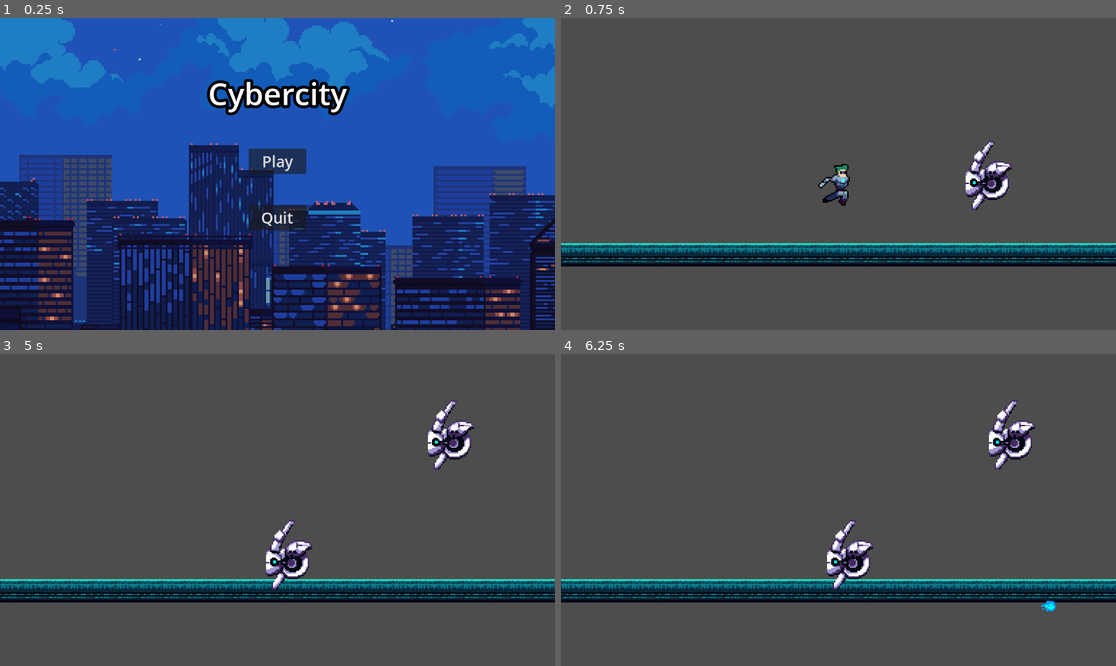
Above: before the commit, frames 1-4 (two rows, left to right).
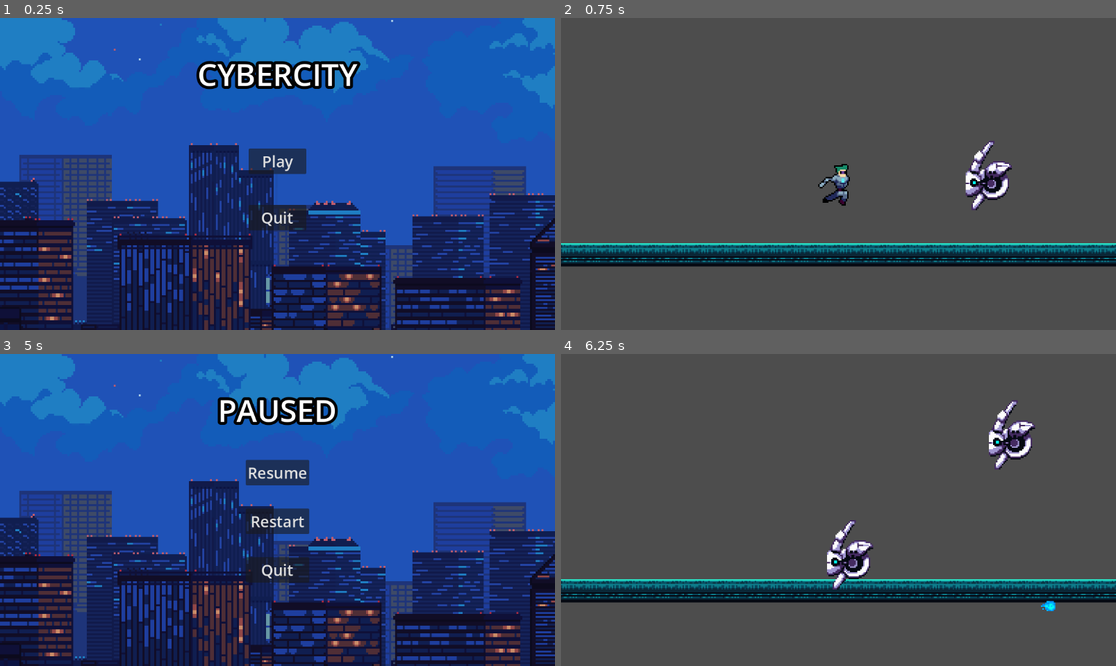
Above: after the commit, the same moments.

Repository: pranavReddy120/CyberCityV3
Game: Godot game, scene res://Scenes/main_menu.tscn
Same seed, same stepped clock (60 frames per second), same inputs: the game is played once before the commit and once after it. Before the commit the project starts from res://Menus/main_menu.tscn.
Inputs (mouse positions are in pixels of both pictures, inside the frame that each line leads up to):
- Up to frame 1 (0.25 s): no input
- Up to frame 2 (0.75 s): click "Play" at 0.5 s
- Up to frame 3 (5 s): move the mouse to (399, 494) at 1.27 s; hold Right (right) 1.28-2.78 s; tap Space (shoot) every 0.75 s from 1.35 to 4.35 s; tap Up (jump) at 1.52, 2.27, 3.77, 4.52 s; move the mouse to (166, 525) at 2.02 s; move the mouse to (333, 441) at 2.77 s; hold Left (left) 2.78-3.53 s; move the mouse to (249, 572) at 3.52 s; hold Right (right) from 3.53 s (still down); move the mouse to (444, 556) at 4.27 s; tap Escape (esc) at 4.9 s
- Up to frame 4 (6.25 s): release Right (right) at 5 s; click (838, 472) at 5 s, where only the run after the commit has a clickable "Resume"; move the mouse to (672, 463) at 5.77 s; hold Left (left) from 5.78 s (still down); tap Space (shoot) at 5.85 s; tap Up (jump) at 6.02 s

The runs differ from the first frame. In frame 1, 3.6% of the frame differs, in the area x 35-65%, y 13-32%; in frame 2, nothing differs; in frame 3, 99%, in the area x 0-100%, y 0-100%; in frame 4, nothing differs.

Commit message:
main and pause menus

Diff:
--- /dev/null
+++ b/Scenes/main_menu.tscn
@@ -0,0 +1,74 @@
+[gd_scene load_steps=4 format=3 uid="uid://bpopg5hsbmwcn"]
+
+[ext_resource type="Texture2D" uid="uid://bnpc64s7h8agh" path="res://Assets/background.png" id="1_17psm"]
+[ext_resource type="Script" path="res://Scripts/main_menu.gd" id="1_60q0h"]
+
+[sub_resource type="SystemFont" id="SystemFont_xuof0"]
+font_names = PackedStringArray("Impact")
+
+[node name="MainMenu" type="CanvasLayer"]
+process_mode = 3
+script = ExtResource("1_60q0h")
+
+[node name="TextureRect" type="TextureRect" parent="."]
+anchors_preset = 15
+anchor_right = 1.0
+anchor_bottom = 1.0
+grow_horizontal = 2
+grow_vertical = 2
+texture = ExtResource("1_17psm")
+
+[node name="MarginContainer" type="MarginContainer" parent="."]
+anchors_preset = 15
+anchor_right = 1.0
+anchor_bottom = 1.0
+grow_horizontal = 2
+grow_vertical = 2
+theme_override_constants/margin_left = 12
+theme_override_constants/margin_top = 12
+theme_override_constants/margin_right = 12
+theme_override_constants/margin_bottom = 12
+
+[node name="VBoxContainer" type="VBoxContainer" parent="MarginContainer"]
+layout_mode = 2
+theme_override_constants/separation = 60
+
+[node name="Seperator" type="Control" parent="MarginContainer/VBoxContainer"]
+layout_mode = 2
+
+[node name="Label" type="Label" parent="MarginContainer/VBoxContainer"]
+layout_mode = 2
+theme_override_colors/font_outline_color = Color(0, 0, 0, 1)
+theme_override_constants/outline_size = 24
+theme_override_fonts/font = SubResource("SystemFont_xuof0")
+theme_override_font_sizes/font_size = 64
+text = "CYBERCITY"
+horizontal_alignment = 1
+vertical_alignment = 1
+
+[node name="HBoxContainer" type="HBoxContainer" parent="MarginContainer"]
+layout_mode = 2
+alignment = 1
+
+[node name="VBoxContainer" type="VBoxContainer" parent="MarginContainer/HBoxContainer"]
+layout_mode = 2
+theme_override_constants/separation = 64
+alignment = 1
+
+[node name="Seperator2" type="Control" parent="MarginContainer/HBoxContainer/VBoxContainer"]
+layout_mode = 2
+
+[node name="PlayButton" type="Button" parent="MarginContainer/HBoxContainer/VBoxContainer"]
+custom_minimum_size = Vector2(120, 32)
+layout_mode = 2
+theme_override_font_sizes/font_size = 32
+text = "Play"
+
+[node name="QuitButton" type="Button" parent="MarginContainer/HBoxContainer/VBoxContainer"]
+custom_minimum_size = Vector2(120, 32)
+layout_mode = 2
+theme_override_font_sizes/font_size = 32
+text = "Quit"
+
+[connection signal="pressed" from="MarginContainer/HBoxContainer/VBoxContainer/PlayButton" to="." method="_on_play_button_pressed"]
+[connection signal="pressed" from="MarginContainer/HBoxContainer/VBoxContainer/QuitButton" to="." method="_on_quit_button_pressed"]
--- a/Menus/main_menu.tscn
+++ b/Scenes/pause_menu.tscn
@@ -1,34 +1,24 @@
-[gd_scene load_steps=5 format=3 uid="uid://bwovn8yjsmou"]
+[gd_scene load_steps=4 format=3 uid="uid://itmmbrctkyf8"]
 
-[ext_resource type="Texture2D" uid="uid://bnpc64s7h8agh" path="res://Assets/background.png" id="1_7vek6"]
-[ext_resource type="Script" path="res://Scripts/main_menu.gd" id="1_w7lbl"]
+[ext_resource type="Script" path="res://Scripts/pause_menu.gd" id="1_wl5ls"]
+[ext_resource type="Texture2D" uid="uid://bnpc64s7h8agh" path="res://Assets/background.png" id="2_dvjbd"]
 
-[sub_resource type="SystemFont" id="SystemFont_qsru6"]
+[sub_resource type="SystemFont" id="SystemFont_xuof0"]
 font_names = PackedStringArray("Impact")
 
-[sub_resource type="SystemFont" id="SystemFont_oxpvl"]
+[node name="PauseMenu" type="CanvasLayer"]
+process_mode = 3
+script = ExtResource("1_wl5ls")
 
-[node name="Main_Menu" type="Control"]
-process_mode = 3
-layout_mode = 3
+[node name="TextureRect" type="TextureRect" parent="."]
 anchors_preset = 15
 anchor_right = 1.0
 anchor_bottom = 1.0
 grow_horizontal = 2
 grow_vertical = 2
-script = ExtResource("1_w7lbl")
-
-[node name="TextureRect" type="TextureRect" parent="."]
-layout_mode = 1
-anchors_preset = 15
-anchor_right = 1.0
-anchor_bottom = 1.0
-grow_horizontal = 2
-grow_vertical = 2
-texture = ExtResource("1_7vek6")
+texture = ExtResource("2_dvjbd")
 
 [node name="MarginContainer" type="MarginContainer" parent="."]
-layout_mode = 1
 anchors_preset = 15
 anchor_right = 1.0
 anchor_bottom = 1.0
@@ -41,7 +31,7 @@
 
 [node name="VBoxContainer" type="VBoxContainer" parent="MarginContainer"]
 layout_mode = 2
-theme_override_constants/separation = 100
+theme_override_constants/separation = 60
 
 [node name="Seperator" type="Control" parent="MarginContainer/VBoxContainer"]
 layout_mode = 2
@@ -50,9 +40,9 @@
 layout_mode = 2
 theme_override_colors/font_outline_color = Color(0, 0, 0, 1)
 theme_override_constants/outline_size = 24
-theme_override_fonts/font = SubResource("SystemFont_qsru6")
+theme_override_fonts/font = SubResource("SystemFont_xuof0")
 theme_override_font_sizes/font_size = 64
-text = "Cybercity"
+text = "PAUSED"
 horizontal_alignment = 1
 vertical_alignment = 1
 
@@ -62,25 +52,30 @@
 
 [node name="VBoxContainer" type="VBoxContainer" parent="MarginContainer/HBoxContainer"]
 layout_mode = 2
-theme_override_constants/separation = 64
+theme_override_constants/separation = 48
 alignment = 1
 
 [node name="Seperator2" type="Control" parent="MarginContainer/HBoxContainer/VBoxContainer"]
 layout_mode = 2
 
-[node name="Play_Game" type="Button" parent="MarginContainer/HBoxContainer/VBoxContainer"]
+[node name="ResumeButton" type="Button" parent="MarginContainer/HBoxContainer/VBoxContainer"]
 custom_minimum_size = Vector2(120, 32)
 layout_mode = 2
-theme_override_fonts/font = SubResource("SystemFont_oxpvl")
 theme_override_font_sizes/font_size = 32
-text = "Play"
+text = "Resume"
 
-[node name="Quit_Game" type="Button" parent="MarginContainer/HBoxContainer/VBoxContainer"]
+[node name="RestartButton" type="Button" parent="MarginContainer/HBoxContainer/VBoxContainer"]
 custom_minimum_size = Vector2(120, 32)
 layout_mode = 2
-theme_override_fonts/font = SubResource("SystemFont_oxpvl")
+theme_override_font_sizes/font_size = 32
+text = "Restart"
+
+[node name="QuitButton" type="Button" parent="MarginContainer/HBoxContainer/VBoxContainer"]
+custom_minimum_size = Vector2(120, 32)
+layout_mode = 2
 theme_override_font_sizes/font_size = 32
 text = "Quit"
 
-[connection signal="pressed" from="MarginContainer/HBoxContainer/VBoxContainer/Play_Game" to="." method="_on_play_game_pressed"]
-[connection signal="pressed" from="MarginContainer/HBoxContainer/VBoxContainer/Quit_Game" to="." method="_on_quit_game_pressed"]
+[connection signal="pressed" from="MarginContainer/HBoxContainer/VBoxContainer/ResumeButton" to="." method="_on_resume_button_pressed"]
+[connection signal="pressed" from="MarginContainer/HBoxContainer/VBoxContainer/RestartButton" to="." method="_on_restart_button_pressed"]
+[connection signal="pressed" from="MarginContainer/HBoxContainer/VBoxContainer/QuitButton" to="." method="_on_quit_button_pressed"]
--- a/Scripts/enemy.gd
+++ b/Scripts/enemy.gd
@@ -1,7 +1,7 @@
 extends Node2D
 
 @onready var timer = $Timer
-
+var main_menu = preload("res://Scenes/main_menu.tscn")
 
 func _on_area_2d_body_entered(body):
 	if body.is_in_group("bullet"):
@@ -16,4 +16,4 @@
 
 
 func _on_timer_timeout():
-	get_tree().reload_current_scene()
+	GameManager.transition_to_scene(main_menu.resource_path)
--- /dev/null
+++ b/Scripts/game_manager.gd
@@ -0,0 +1,22 @@
+extends Node
+var world = preload("res://Scenes/world.tscn")
+var pause_menu = preload("res://Scenes/pause_menu.tscn")
+
+
+func start_game():
+	transition_to_scene(world.resource_path) #loads the world level
+
+func quit_game():
+	get_tree().quit()
+
+func pause_game():
+	get_tree().paused = true
+	var pause_menu_instance = pause_menu.instantiate()
+	get_tree().get_root().add_child(pause_menu_instance)
+
+func resume_game():
+	get_tree().paused = false
+
+func transition_to_scene(scene_path):
+	#we could add a timer here if we wanted to have a loading screen with tips
+	get_tree().change_scene_to_file(scene_path) #changes scene to parameter
--- a/Scripts/main_menu.gd
+++ b/Scripts/main_menu.gd
@@ -1,17 +1,10 @@
-class_name MainMenu
-extends Control
+extends CanvasLayer
 
-@onready var play_button = $MarginContainer/HBoxContainer/VBoxContainer/Play_Game as Button
-@onready var quit_button = $MarginContainer/HBoxContainer/VBoxContainer/Quit_Game as Button
-@onready var start_level = preload("res://Scenes/world.tscn") as PackedScene
-
-#func _ready():
-	#play_button.pressed.connect(_on_play_game_pressed())
-	#quit_button.pressed.connect(_on_quit_game_pressed())
-
-func _on_play_game_pressed():
-	get_tree().change_scene_to_packed(start_level)
+func _on_play_button_pressed():
+	GameManager.start_game()
 
 
-func _on_quit_game_pressed():
-	get_tree().quit() #quits game on button click
+
+
+func _on_quit_button_pressed():
+	GameManager.quit_game()
--- /dev/null
+++ b/Scripts/pause_menu.gd
@@ -0,0 +1,16 @@
+extends CanvasLayer
+
+func _on_resume_button_pressed():
+	GameManager.resume_game()
+	queue_free()
+
+
+
+func _on_quit_button_pressed():
+	GameManager.quit_game()
+
+
+func _on_restart_button_pressed():
+	get_tree().reload_current_scene()
+	GameManager.resume_game()
+	queue_free()
--- a/Scripts/player.gd
+++ b/Scripts/player.gd
@@ -4,7 +4,7 @@
 const bullet_path = preload("res://Scenes/bullet.tscn")
 var gravity = ProjectSettings.get_setting("physics/2d/default_gravity")
 @onready var animated_sprite = $AnimatedSprite2D
-@onready var main_menu = preload("res://Menus/main_menu.tscn") as PackedScene
+#@onready var main_menu = preload("res://Menus/main_menu.tscn") as PackedScene
 
 const SPEED = 150
 const JUMP_VELOCITY = -300
@@ -29,8 +29,7 @@
 		can_shoot = true
 
 	elif Input.is_action_just_pressed('esc'):
-		get_tree().change_scene_to_packed(main_menu)
-
+		GameManager.pause_game()
 
 # making movement
 # I was thinking arrows for movement and space for shoot. if we have interactions and maybe like inventory slots
--- a/project.godot
+++ b/project.godot
@@ -11,9 +11,13 @@
 [application]
 
 config/name="CybercityV3"
-run/main_scene="res://Menus/main_menu.tscn"
+run/main_scene="res://Scenes/main_menu.tscn"
 config/features=PackedStringArray("4.2", "Forward Plus")
 config/icon="res://icon.svg"
+
+[autoload]
+
+GameManager="*res://Scripts/game_manager.gd"
 
 [input]
 
